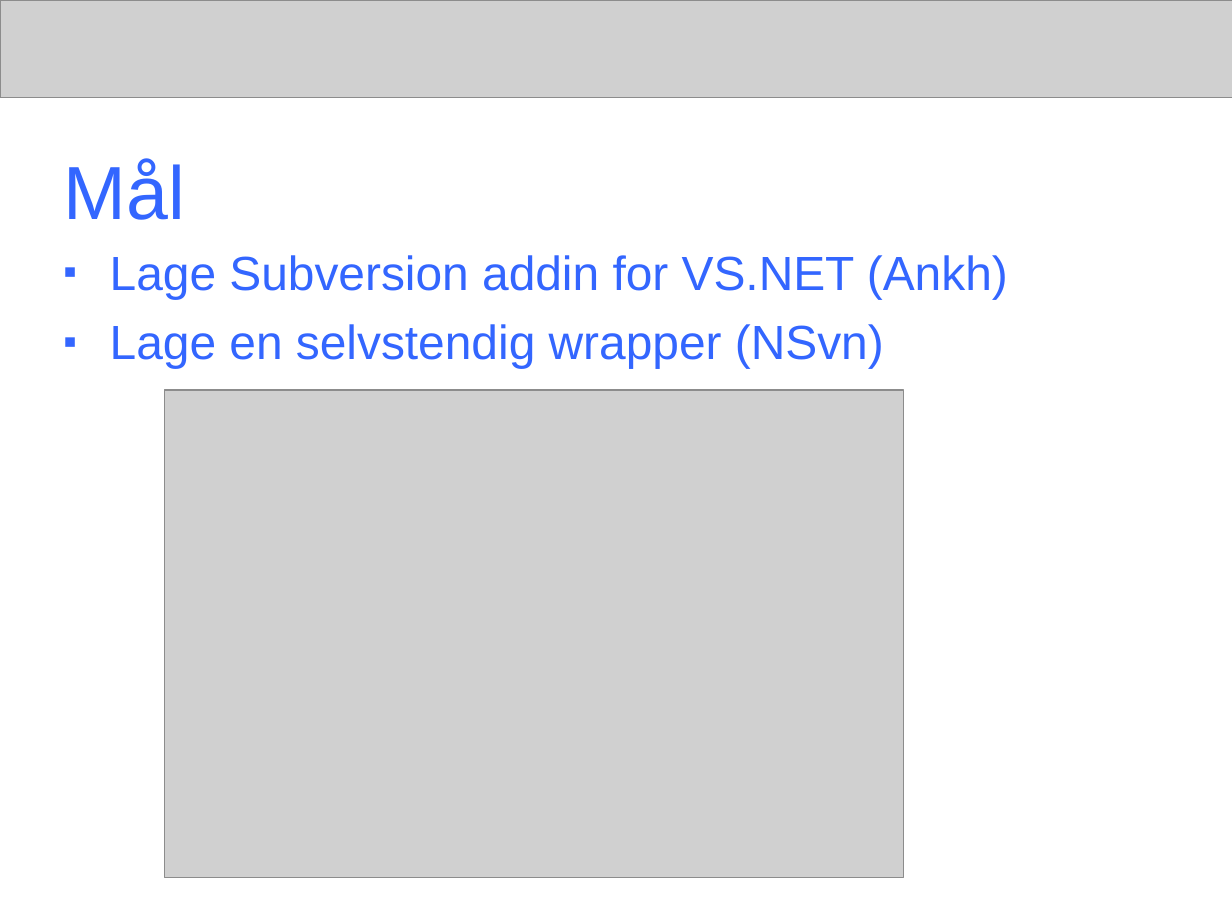
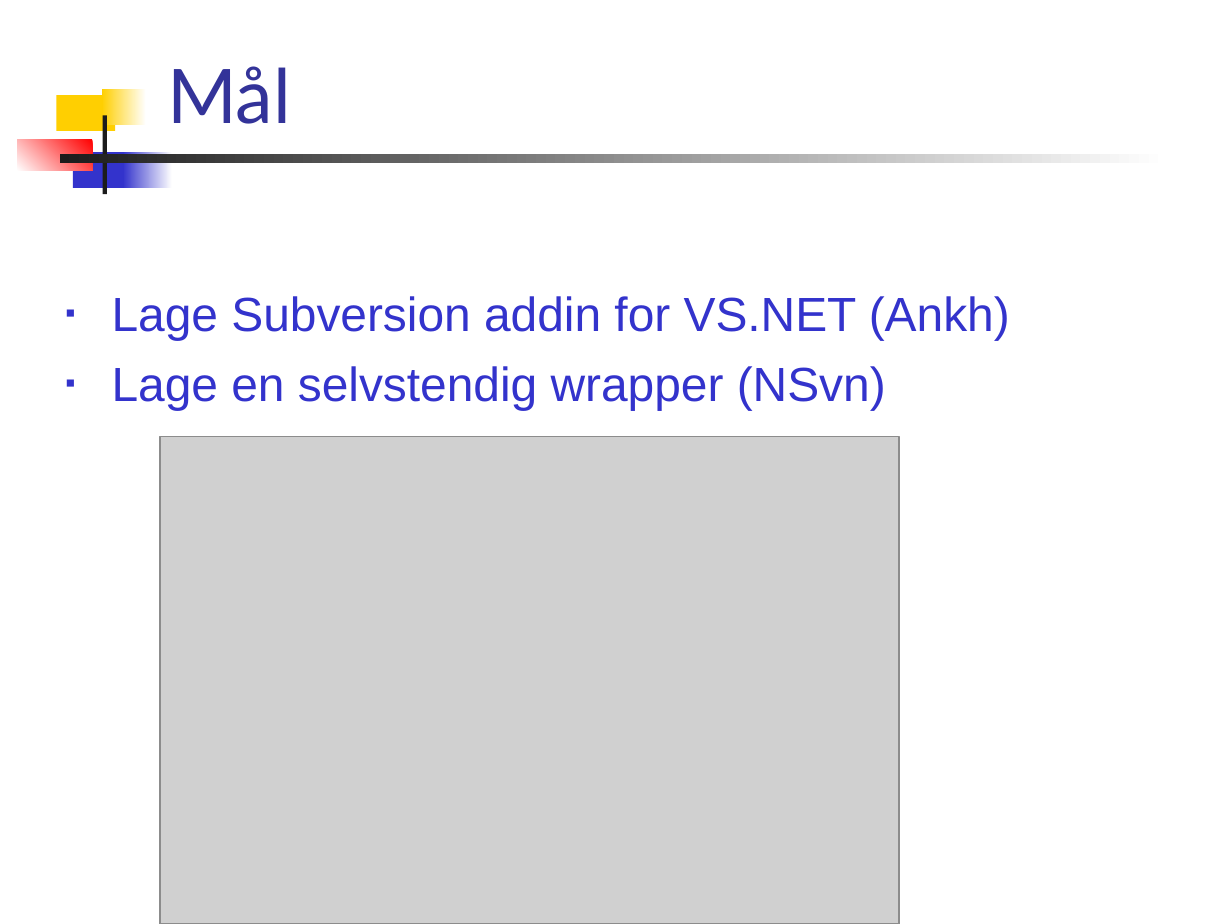
Before and after one commit to PhilJollans/AnkhSVN2019, a slide deck: slide 7 of doc/powerpoint/Subversion_addin_for_VS.NET.ppt. Drawn at 1232x924 pixels with LibreOffice and Linux fonts; fonts in the diff are those of the drawing; grey boxes stand for pictures. Boxes give left, top, right and bottom in pixels: in the first picture for what was removed or moved away, otherwise in the second. Text is boxed around its words. In the diff, an @@ line names an element or a change of style, - is before the commit and + after.

Commit message:
* Changed the layout back to a template.   Change the template if you want to make changes such as font, colour, bg image. * Added image of the work schedule. * Removed the banner. * Changed some text, and fixed typos.

```diff
--- a/doc/powerpoint/Subversion_addin_for_VS.NET.ppt
+++ b/doc/powerpoint/Subversion_addin_for_VS.NET.ppt
@@ picture removed at (0, 0, 1232, 97) @@
@@ title "Mål": place and size @@
-title "Mål" at (64, 160, 185, 220)
+title "Mål" at (167, 66, 291, 124)
@@ title "Mål" at (167, 66, 291, 124): font Arial to Lato, text colour #3366FF to #333399; vertical alignment middle to bottom @@
@@ rectangle added at (102, 89, 147, 124), fill gradient #FFFFFF to #FFCF01 @@
@@ rectangle added at (57, 95, 116, 131), fill #FFCF01 @@
@@ rectangle added at (102, 116, 106, 195), fill #1C1C1C @@
@@ rectangle added at (17, 139, 92, 171), fill gradient #FF0000 to #FFFFFF @@
@@ rectangle added at (59, 154, 1168, 164), fill gradient #FFFFFF to #1C1C1C @@
@@ rectangle added at (73, 152, 129, 187), fill #3333CC @@
@@ rectangle added at (123, 152, 172, 187), fill gradient #FFFFFF to #3333CC @@
@@ text "Lage Subversion addin for VS.NET ...": place and size @@
-text "Lage Subversion addin for VS.NET ..." at (110, 255, 1008, 368)
+text "Lage Subversion addin for VS.NET ..." at (112, 296, 1010, 410)
@@ text "Lage Subversion addin for VS.NET ..." at (112, 296, 1010, 410): text colour #3366FF to #3333CC; bullet colour #3366FF to #3333CC @@
@@ picture: place and size @@
-picture at (164, 391, 903, 878)
+picture at (160, 437, 899, 924)
```
Also in this commit, not shown: 20 other slides changed, 1 slide added, 1 slide removed.
